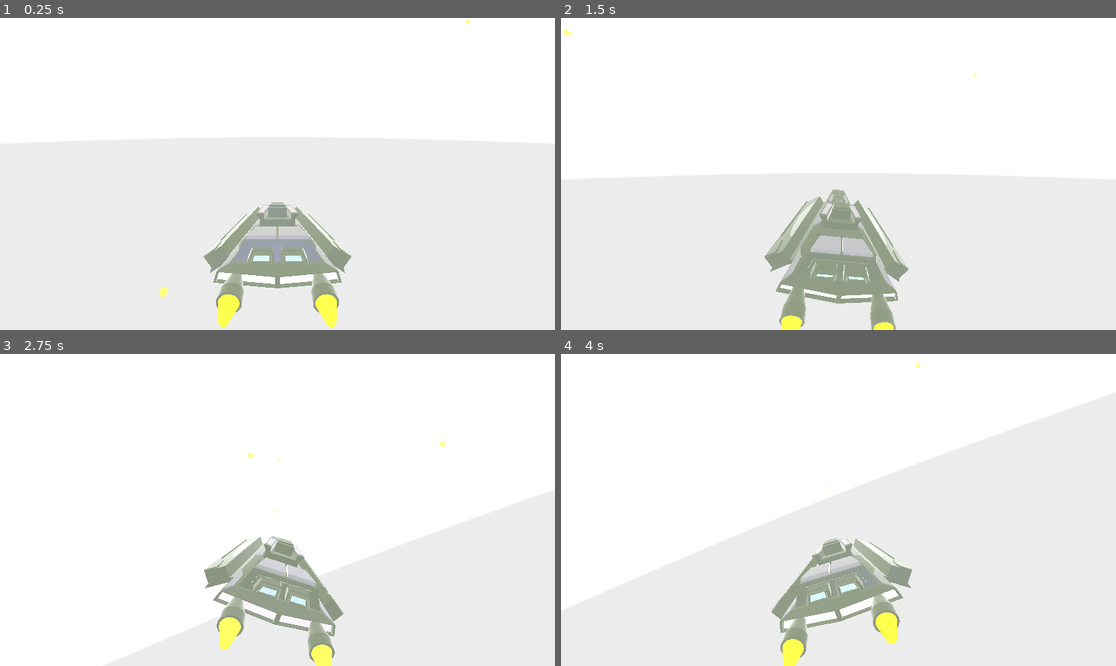
Above: before the commit, frames 1-4 (two rows, left to right).
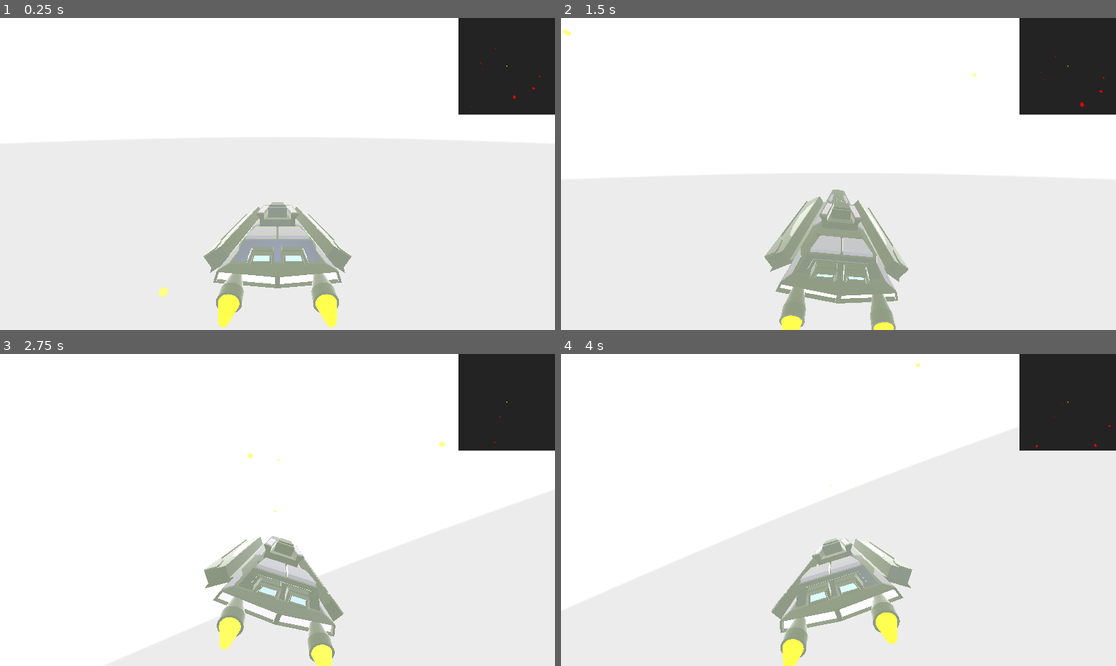
Above: after the commit, the same moments.

Repository: fixitman/g-multi
Game: Godot game, scene res://scenes/game.tscn
The game is run twice, just before and just after one commit, with the same random seed, the same clock (stepped at 60 frames per second) and the same inputs. A sky picture missing from this copy of the repository is replaced by a grey-blue gradient.
Inputs (mouse positions are in pixels of both pictures, inside the frame that each line leads up to):
- Up to frame 1 (0.25 s): no input
- Up to frame 2 (1.5 s): tap Enter at 0.5 s; move the mouse to (960, 158) at 0.52 s; hold Right (right) 0.53-1.28 s; hold Ctrl (micro) 0.53-1.28 s; click (960, 158) at 0.67 s; move the mouse to (727, 189) at 1.27 s; hold Down (down) from 1.28 s (still down); tap Space (shoot_gun) at 1.35 s
- Up to frame 3 (2.75 s): move the mouse to (333, 441) at 2.02 s; release Down (down) at 2.03 s; hold Right (right) from 2.03 s (still down); hold Tab (turbo) from 2.03 s (still down)
- Up to frame 4 (4 s): move the mouse to (810, 572) at 2.77 s; release Right (right) at 2.78 s; release Tab (turbo) at 2.78 s; hold Up (up) 2.78-3.53 s; tap Ctrl (micro) at 2.85 s; click (810, 572) at 2.92 s; move the mouse to (1005, 556) at 3.52 s; hold Left (left) from 3.53 s (still down); hold Space (shoot_gun) from 3.53 s (still down)

The runs differ from the first frame. In frame 1, 5.4% of the frame differs, in the area x 82-100%, y 0-31%; in frame 2, 5.4%; in frame 3, 5.4%; in frame 4, 5.4%.

Commit message:
working on minimap

Diff:
--- a/project.godot
+++ b/project.godot
@@ -14,10 +14,6 @@
 run/main_scene="uid://dwwli35jc271j"
 config/features=PackedStringArray("4.4", "Forward Plus")
 config/icon="res://assets/icon.svg"
-
-[autoload]
-
-GameManager="*res://scripts/GameManager.gd"
 
 [dotnet]
 
--- a/scenes/box.tscn
+++ b/scenes/box.tscn
@@ -20,6 +20,17 @@
 [sub_resource type="BoxShape3D" id="BoxShape3D_oq5cr"]
 size = Vector3(25, 25, 25)
 
+[sub_resource type="StandardMaterial3D" id="StandardMaterial3D_ks2v0"]
+albedo_color = Color(1, 0, 0, 1)
+emission_enabled = true
+emission = Color(1, 0, 0, 1)
+emission_energy_multiplier = 5.0
+
+[sub_resource type="SphereMesh" id="SphereMesh_c2ln5"]
+material = SubResource("StandardMaterial3D_ks2v0")
+radius = 20.0
+height = 40.0
+
 [node name="Box" type="Area3D"]
 collision_layer = 2
 script = ExtResource("1_3inec")
@@ -36,3 +47,8 @@
 [node name="CSGBakedMeshInstance3D" parent="shield" instance=ExtResource("2_ks2v0")]
 transform = Transform3D(-4.37114e-08, 0, -1, 0, 1, 0, 1, 0, -4.37114e-08, 0, 0, -9.7477)
 skeleton = NodePath("../..")
+
+[node name="marker" type="MeshInstance3D" parent="."]
+transform = Transform3D(1, 0, 0, 0, 1, 0, 0, 0, 1, 46.9201, 0, 0)
+layers = 2
+mesh = SubResource("SphereMesh_c2ln5")
--- a/scenes/ship.tscn
+++ b/scenes/ship.tscn
@@ -1,9 +1,10 @@
-[gd_scene load_steps=8 format=3 uid="uid://dq41chvo0vfme"]
+[gd_scene load_steps=12 format=3 uid="uid://dq41chvo0vfme"]
 
 [ext_resource type="Script" uid="uid://cwg7doc5x3yda" path="res://scripts/ship.gd" id="1_2gnfn"]
 [ext_resource type="PackedScene" uid="uid://c40r0r6y5mry3" path="res://scenes/16_destroyer.tscn" id="2_4tobq"]
 [ext_resource type="Material" uid="uid://ce0vef83874y6" path="res://resources/mat_flame.tres" id="3_4tobq"]
 [ext_resource type="PackedScene" uid="uid://jfau7eetugm8" path="res://scenes/gun.tscn" id="4_tfsc7"]
+[ext_resource type="Script" uid="uid://df4rr3tbkd6b0" path="res://scripts/radar_camera.gd" id="5_gudjc"]
 
 [sub_resource type="CylinderMesh" id="CylinderMesh_tfsc7"]
 top_radius = 1.25
@@ -15,6 +16,20 @@
 
 [sub_resource type="BoxShape3D" id="BoxShape3D_ix6ec"]
 size = Vector3(18, 10, 30)
+
+[sub_resource type="StandardMaterial3D" id="StandardMaterial3D_tfsc7"]
+albedo_color = Color(1, 1, 0, 1)
+emission_enabled = true
+emission = Color(1, 1, 0, 1)
+
+[sub_resource type="SphereMesh" id="SphereMesh_gudjc"]
+material = SubResource("StandardMaterial3D_tfsc7")
+radius = 10.0
+height = 20.0
+
+[sub_resource type="Environment" id="Environment_gudjc"]
+background_mode = 1
+background_color = Color(0.136826, 0.136826, 0.136826, 1)
 
 [node name="ship" type="CharacterBody3D"]
 transform = Transform3D(25, 0, 0, 0, 25, 0, 0, 0, 25, 0, 0, 0)
@@ -45,6 +60,7 @@
 [node name="Camera3D" type="Camera3D" parent="."]
 unique_name_in_owner = true
 transform = Transform3D(1, 0, 0, 0, 0.974726, 0.223404, 0, -0.223404, 0.974726, 0, 19.7033, 36.2134)
+cull_mask = 1048573
 far = 10000.0
 
 [node name="AnimationPlayer" type="AnimationPlayer" parent="."]
@@ -52,4 +68,38 @@
 [node name="Camera3D2" type="Camera3D" parent="."]
 transform = Transform3D(-0.0565557, -0.661901, 0.747455, -0.0499395, 0.749591, 0.660014, -0.99715, 0, -0.0754487, 19.1371, 12.0476, 0)
 
+[node name="marker" type="MeshInstance3D" parent="."]
+transform = Transform3D(1, 0, 0, 0, 1, 0, 0, 0, 1, 0, 20, 0)
+layers = 2
+mesh = SubResource("SphereMesh_gudjc")
+
 [node name="Gun" parent="." instance=ExtResource("4_tfsc7")]
+
+[node name="CanvasLayer" type="CanvasLayer" parent="."]
+
+[node name="SubViewportContainer" type="SubViewportContainer" parent="CanvasLayer"]
+anchors_preset = 1
+anchor_left = 1.0
+anchor_right = 1.0
+offset_left = -200.0
+offset_bottom = 200.0
+grow_horizontal = 0
+size_flags_horizontal = 4
+size_flags_vertical = 4
+stretch = true
+
+[node name="SubViewport" type="SubViewport" parent="CanvasLayer/SubViewportContainer"]
+handle_input_locally = false
+size = Vector2i(200, 200)
+render_target_update_mode = 4
+
+[node name="radar_camera" type="Camera3D" parent="CanvasLayer/SubViewportContainer/SubViewport"]
+transform = Transform3D(1, 0, 0, 0, -4.37114e-08, 1, 0, -1, -4.37114e-08, 0, 5000, 0)
+cull_mask = 1047554
+environment = SubResource("Environment_gudjc")
+current = true
+fov = 100.0
+size = 5000.0
+far = 10000.0
+script = ExtResource("5_gudjc")
+ship = NodePath("../../../..")
--- /dev/null
+++ b/scripts/radar_camera.gd
@@ -0,0 +1,17 @@
+extends Camera3D
+@export  var ship: NodePath
+
+func _ready():
+	pass
+
+func _process(_delta: float) -> void:
+	var s: Node3D = get_node(ship)
+	var ship_pos = s.global_position
+	var ship_rot = s.global_rotation
+
+	self.global_position = s.global_position
+	self.global_rotation = s.global_rotation
+	self.translate_object_local(Vector3(0.0,1000.0,0.0))
+	self.rotate_object_local(Vector3(1,0,0),deg_to_rad(-90))
+
+	pass
Not shown: 1 places in scenes/box.tscn that only renumber resources
Not shown, added: scripts/radar_camera.gd.uid
